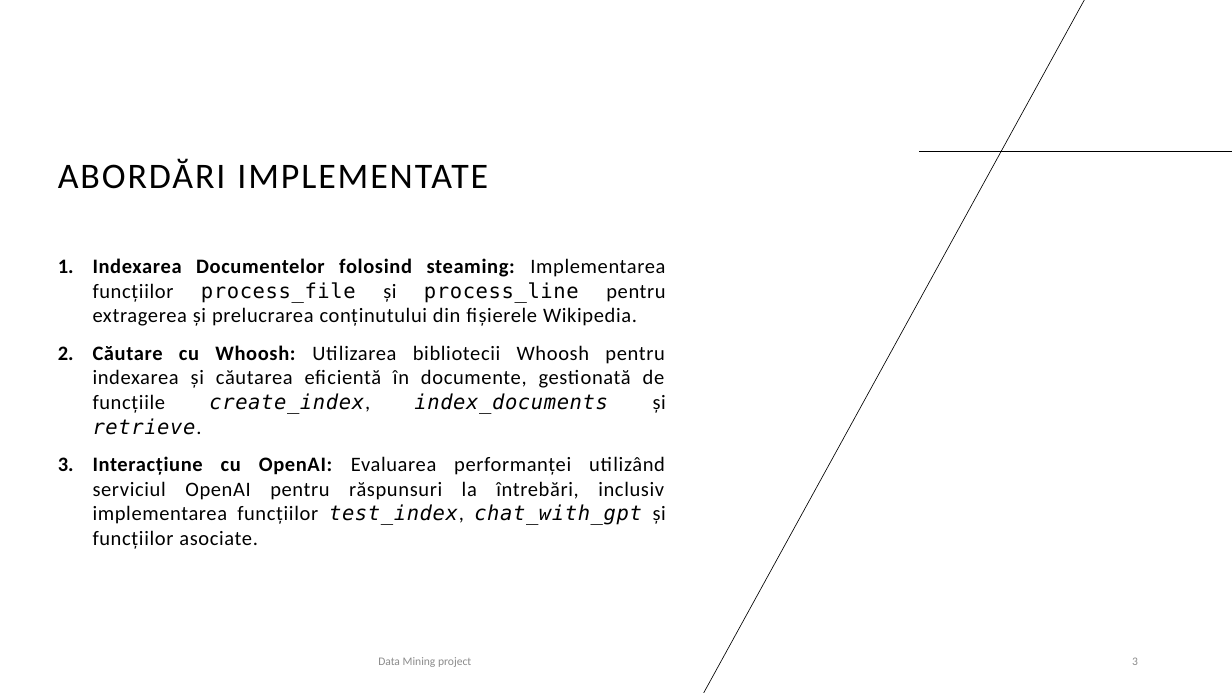
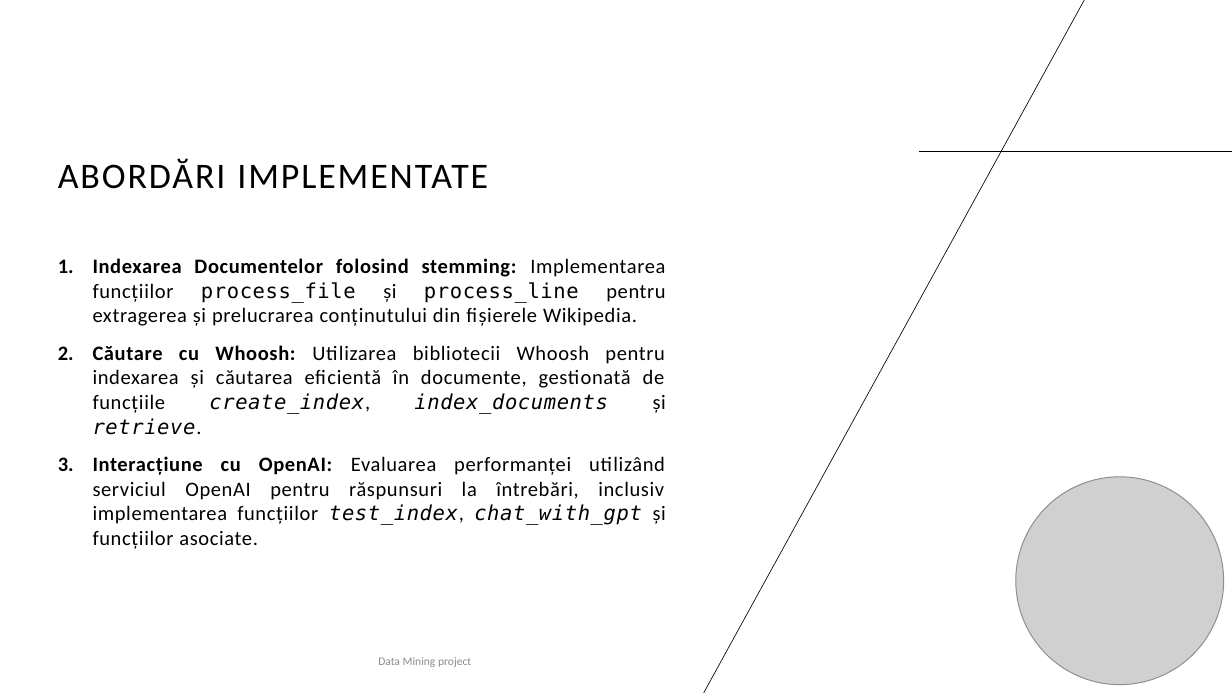
Before and after one commit to GeorgeDanicico/DataMining_Project, a slide deck: slide 3 of PresentationDataMining.pptx. Drawn at 1232x693 pixels with LibreOffice and Linux fonts; fonts in the diff are those of the drawing; grey boxes stand for pictures. Boxes give left, top, right and bottom in pixels: in the first picture for what was removed or moved away, otherwise in the second. Text is boxed around its words. In the diff, an @@ line names an element or a change of style, - is before the commit and + after.

```diff
--- a/PresentationDataMining.pptx
+++ b/PresentationDataMining.pptx
@@ text at (x1=93, y1=258, x2=665, y2=326): text changed @@
-1. Indexarea Documentelor folosind steaming: Implementarea funcțiilor process_file și process_line pentru extragerea și prelucrarea conținutului din fișierele Wikipedia.
+1. Indexarea Documentelor folosind stemming: Implementarea funcțiilor process_file și process_line pentru extragerea și prelucrarea conținutului din fișierele Wikipedia.
@@ picture added at (x1=1016, y1=477, x2=1224, y2=685) @@
@@ page number removed at (x1=1132, y1=657, x2=1138, y2=665) @@
-3
```
Also in this commit, not shown: 2 other slides changed.
